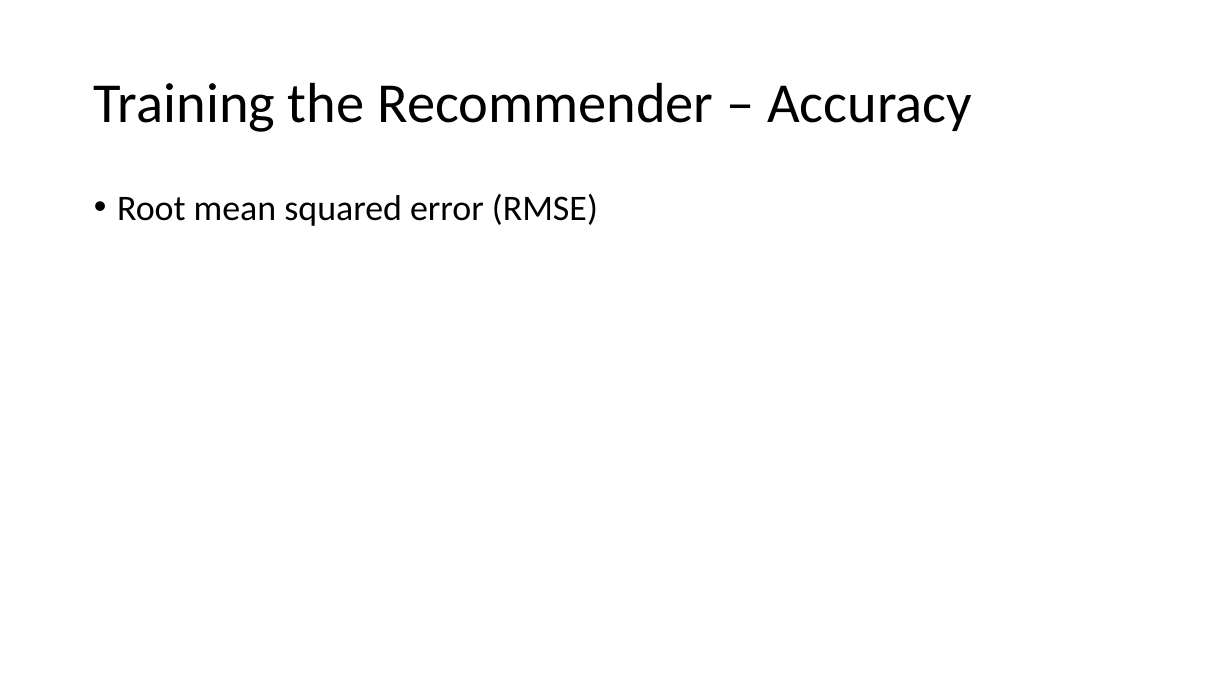
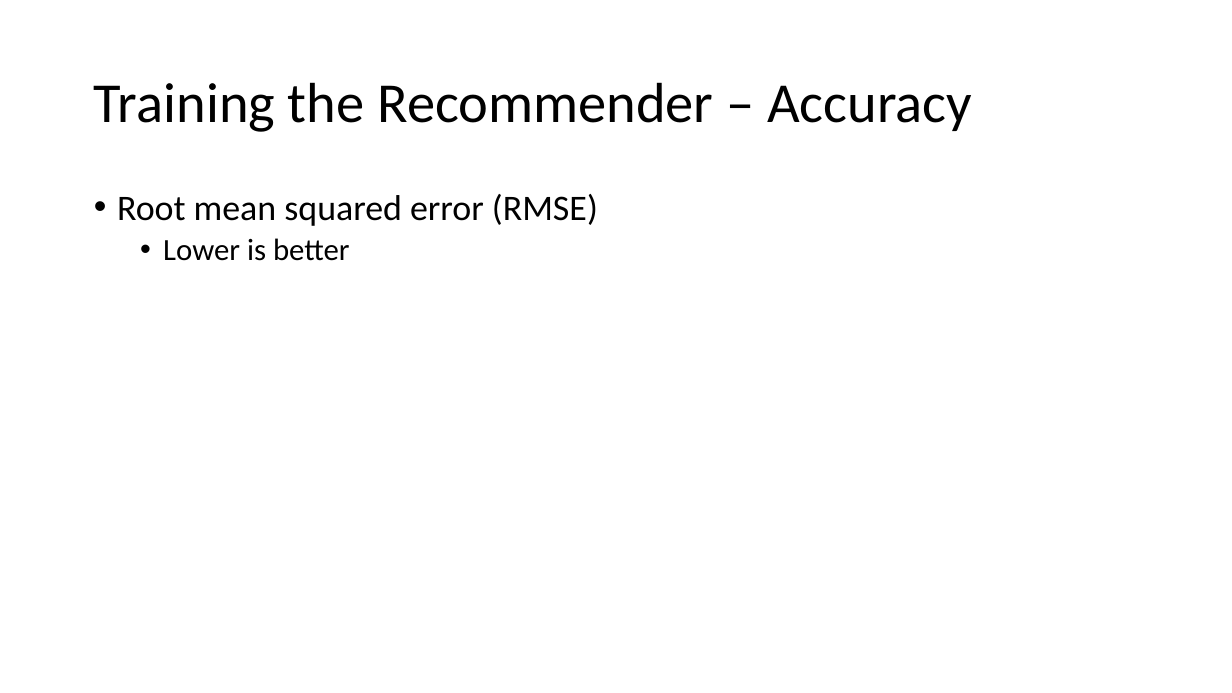
Before and after one commit to cda913/Capstone, a slide deck: slide 11 of AitkinCapstonePresentation.pptx. Drawn at 1232x693 pixels with LibreOffice and Linux fonts; fonts in the diff are those of the drawing. Boxes give left, top, right and bottom in pixels: in the first picture for what was removed or moved away, otherwise in the second. Text is boxed around its words. In the diff, an @@ line names an element or a change of style, - is before the commit and + after.

```diff
--- a/AitkinCapstonePresentation.pptx
+++ b/AitkinCapstonePresentation.pptx
@@ text at [163,238,350,261]: paragraph added @@
+  • Lower is better
```
Also in this commit, not shown: 5 other slides changed, 4 slides added, 1 slide removed.
